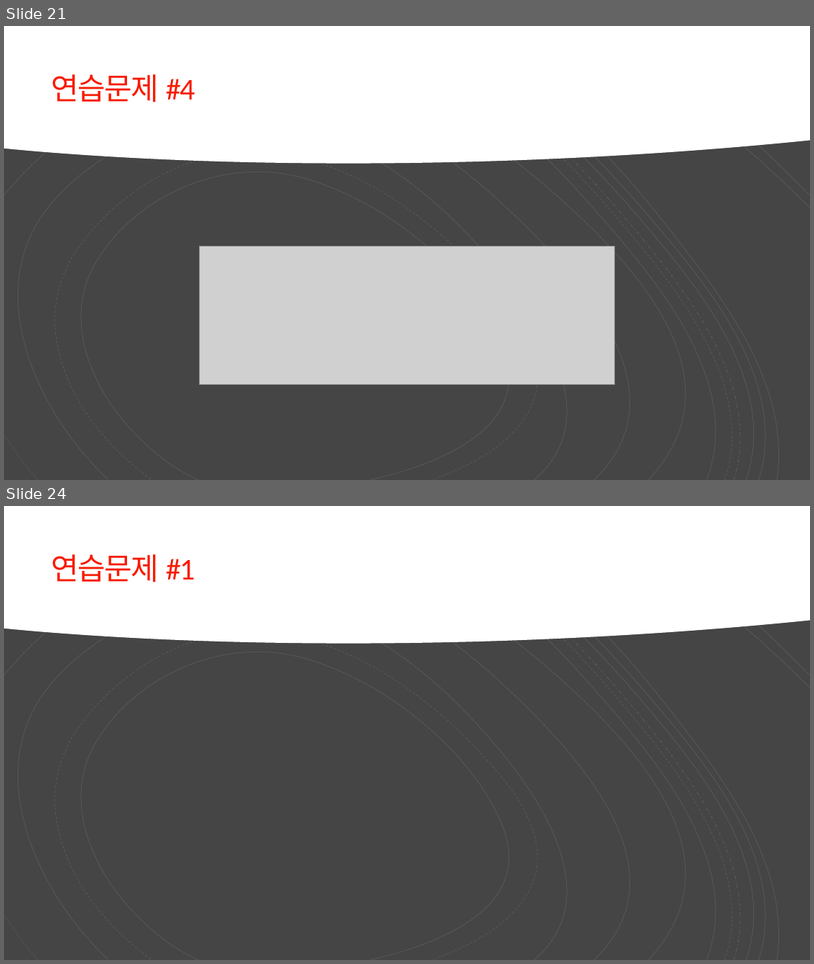
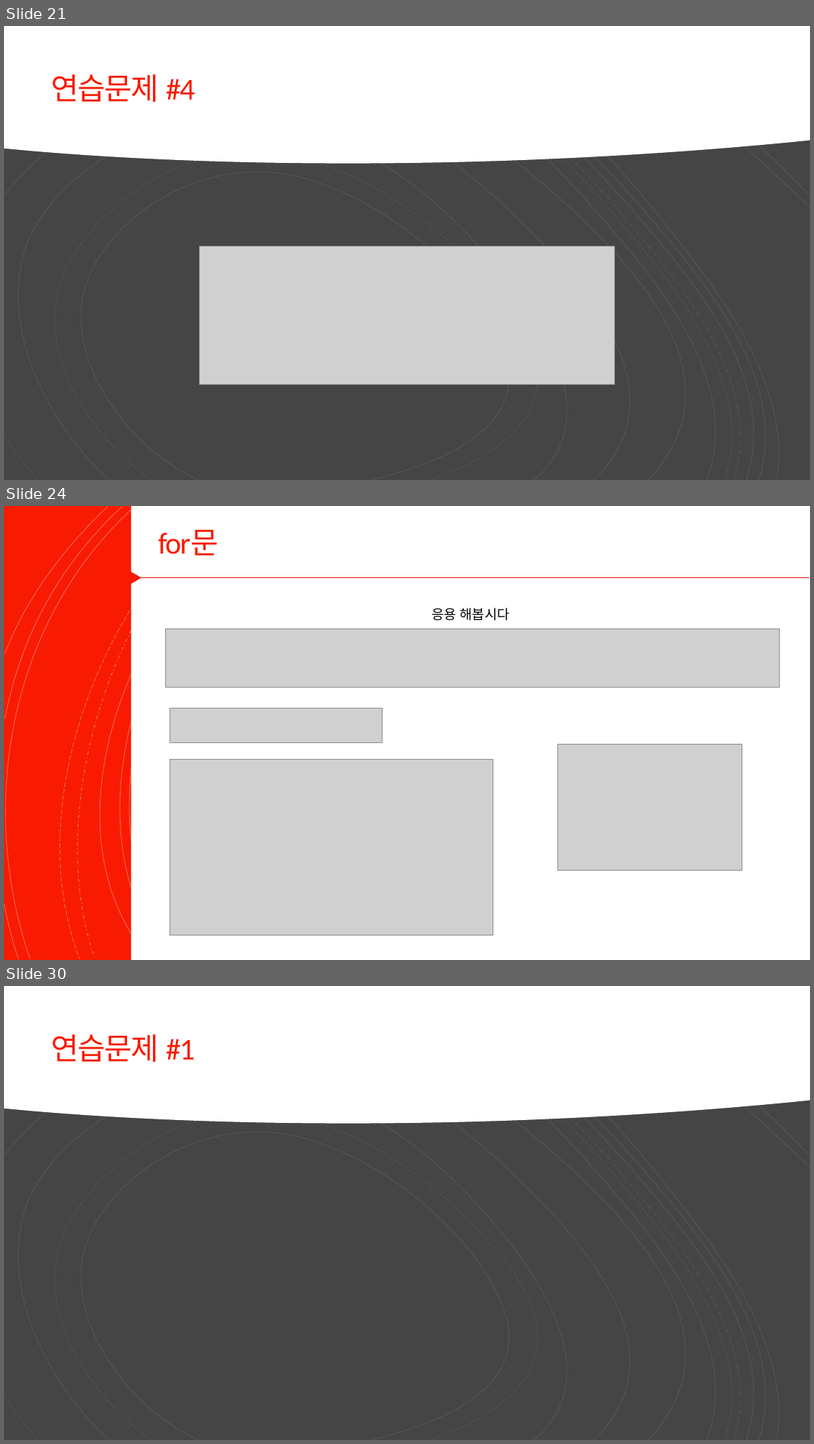
Before and after one commit to Valentine117/python_basic_class, a slide deck: 03장 프로그램의 구조를 쌓는다_제어문.pptx. Shown one above the other, each under a label of ours: slides 21 and 24 before the commit, slides 21, 24 and 30 after it; the slides between them are not shown. The pictures are 814x964 and 814x1444 pixels, drawn with LibreOffice and Linux fonts; fonts in the diff are those of the drawing; grey boxes stand for pictures. Boxes give left, top, right and bottom in pixels: in the first picture for what was removed or moved away, otherwise in the second. Text is boxed around its words. In the diff, an @@ line names an element or a change of style, - is before the commit and + after.

```diff
--- a/03장 프로그램의 구조를 쌓는다_제어문.pptx
+++ b/03장 프로그램의 구조를 쌓는다_제어문.pptx
@@ slide 24 added at [4, 506, 810, 960], background #FFFFFF @@
@@ rectangle added at [4, 506, 810, 960], fill #F81B02 @@
@@ group added at [4, 506, 809, 960]: 16 freeform shapes @@
@@ group added at [4, 506, 809, 960]: 16 freeform shapes @@
@@ rectangle added at [131, 506, 810, 960], fill #FFFFFF @@
@@ title added at [158, 530, 219, 556], 36 pt, text #F81B02 @@
+for문
@@ triangle added at [125, 567, 142, 587], fill #F81B02 @@
@@ line added from (142, 577) to (810, 577), #ED1A02 0.75 pt @@
@@ text added at [432, 608, 510, 620], 16 pt, text #000000 @@
+응용 해봅시다
@@ picture added at [166, 629, 780, 687] @@
@@ picture added at [170, 708, 382, 743] @@
@@ picture added at [170, 759, 494, 935] @@
@@ picture added at [558, 744, 743, 870] @@
@@ what was slide 24 is now slide 30 @@
```
Also in this commit, not shown: 2 slides changed, 5 other slides added.
